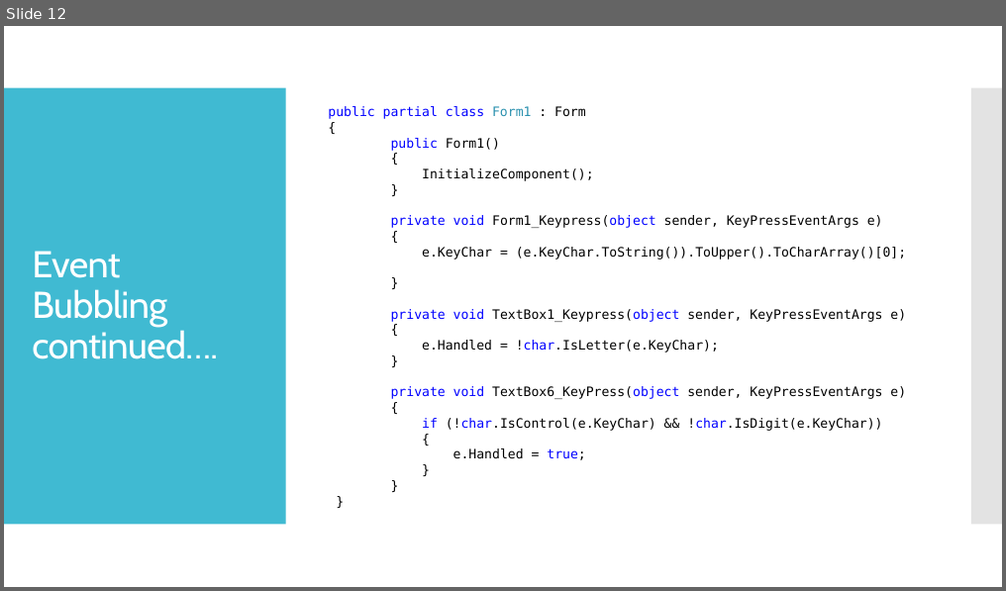
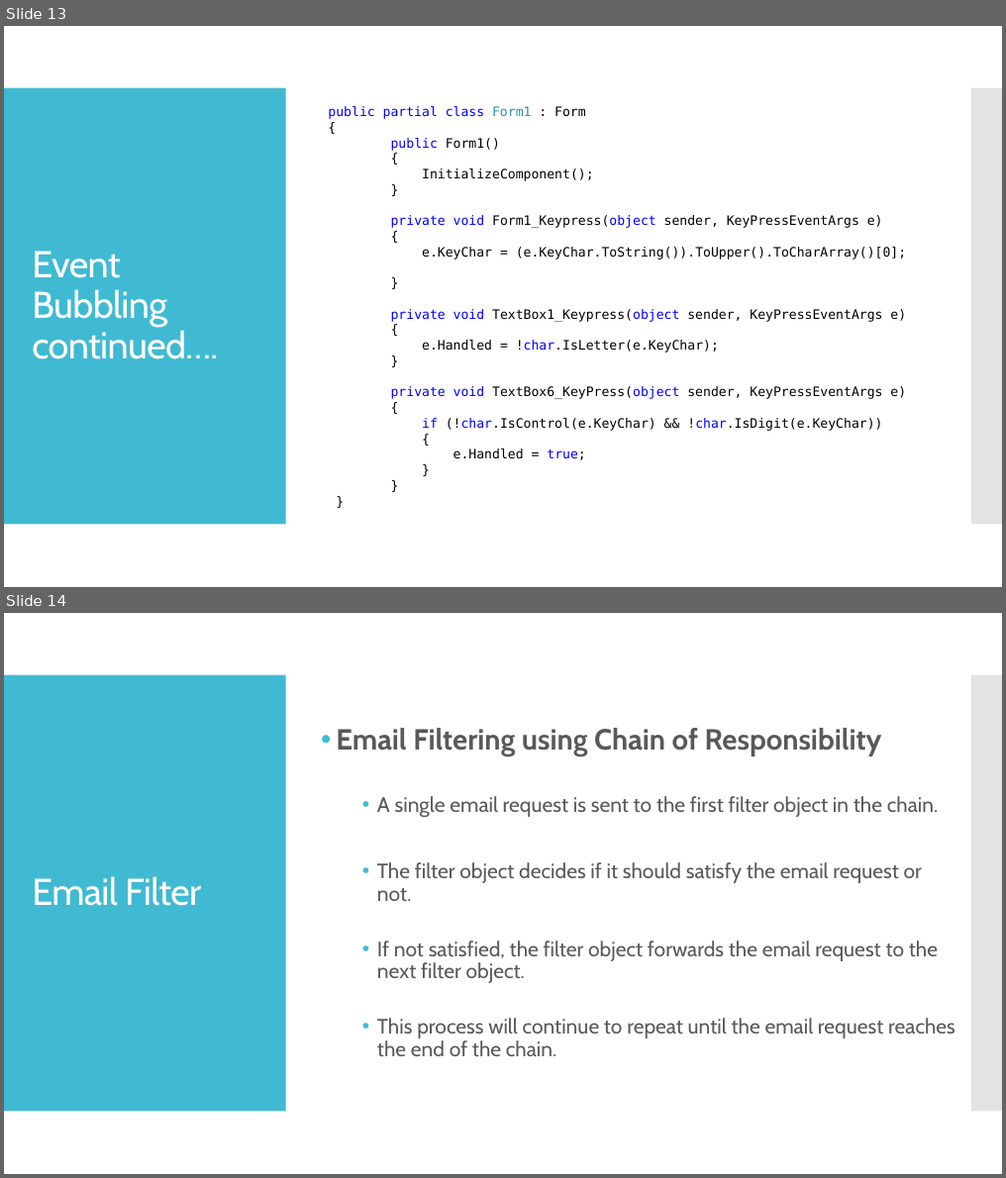
Before and after one commit to OOD-Team2/ChainOfResponsibility-Presentation, a slide deck: ChainOfResponsibility.pptx. Shown one above the other, each under a label of ours: slide 12 before the commit, slides 13 and 14 after it. The pictures are 1006x591 and 1006x1178 pixels, drawn with LibreOffice and Linux fonts; fonts in the diff are those of the drawing. Boxes give left, top, right and bottom in pixels: in the first picture for what was removed or moved away, otherwise in the second. Text is boxed around its words. In the diff, an @@ line names an element or a change of style, - is before the commit and + after.

Commit message:
Email Filter Slides added

```diff
--- a/ChainOfResponsibility.pptx
+++ b/ChainOfResponsibility.pptx
@@ slide 14 added at bbox=[4, 613, 1002, 1174], background #FFFFFF; not listed: 2 template elements that a slide beside it also shows @@
@@ text added at bbox=[336, 728, 955, 1057], 20 pt, text #595959 @@
+• Email Filtering using Chain of Responsibility
+  • A single email request is sent to the first filter object in the chain.
+  • The filter object decides if it should satisfy the email request or not.
+  • If not satisfied, the filter object forwards the email request to the next filter object.
+  • This process will continue to repeat until the email request reaches the end of the chain.
@@ title added at bbox=[32, 876, 201, 906], 36 pt, text #FFFFFF @@
+Email Filter
@@ what was slide 12 is now slide 13 @@
```
Also in this commit, not shown: 2 slides changed, 5 other slides added, 1 slide removed.
